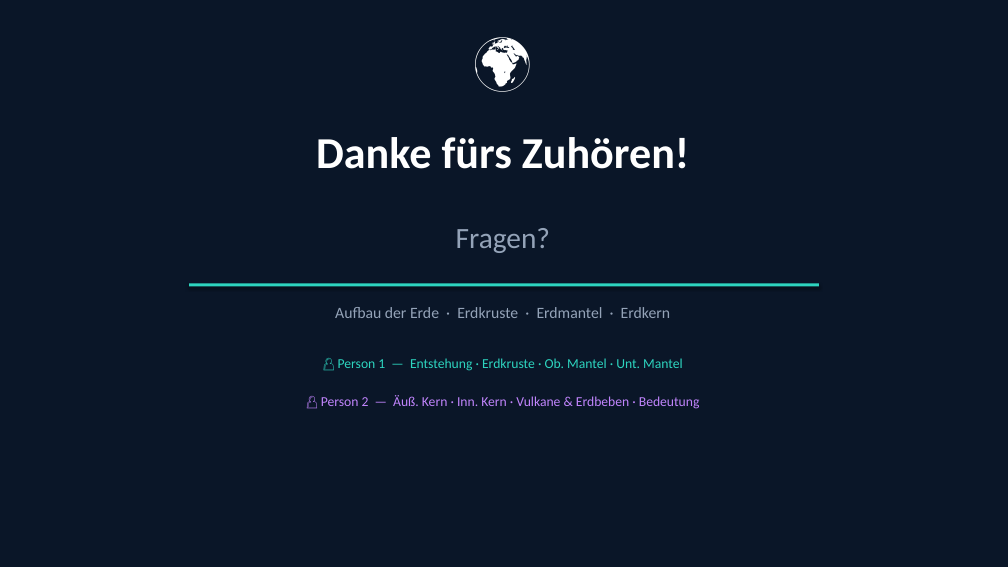
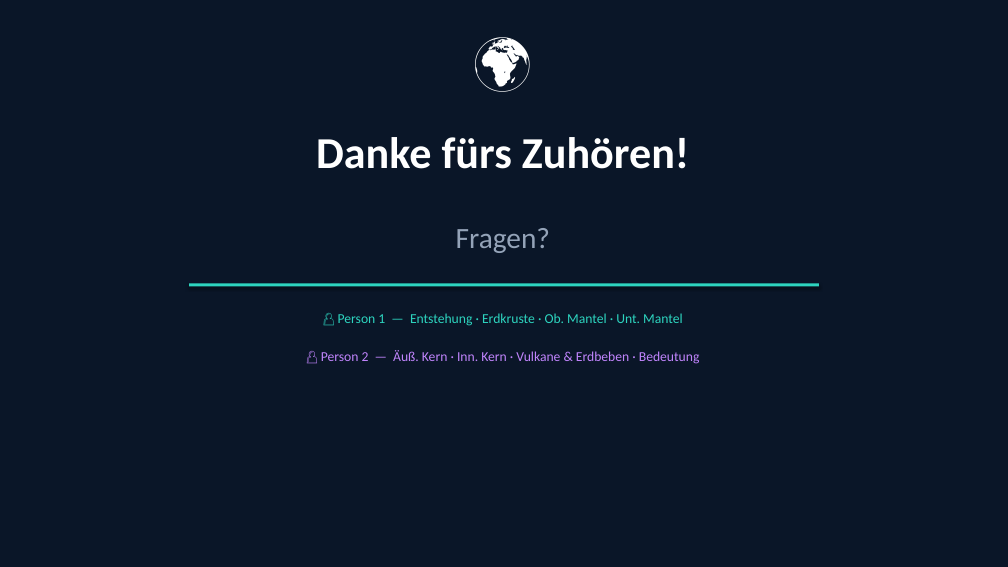
Before and after one commit to welias123/pulsewave-app, a slide deck: slide 11 of Aufbau_der_Erde.pptx (slide 10 before the commit). Drawn at 1008x567 pixels with LibreOffice and Linux fonts; fonts in the diff are those of the drawing. Boxes give left, top, right and bottom in pixels: in the first picture for what was removed or moved away, otherwise in the second. Text is boxed around its words. In the diff, an @@ line names an element or a change of style, - is before the commit and + after.

```diff
--- a/Aufbau_der_Erde.pptx
+++ b/Aufbau_der_Erde.pptx
@@ text "👤 Person 1 — Entstehung ...": place and size @@
-text "👤 Person 1 — Entstehung ..." at box(338, 358, 683, 371)
+text "👤 Person 1 — Entstehung ..." at box(338, 313, 683, 326)
@@ text removed at box(335, 307, 670, 318) @@
-Aufbau der Erde · Erdkruste · Erdmantel · Erdkern
@@ text "👤 Person 2 — Äuß. ...": place and size @@
-text "👤 Person 2 — Äuß. ..." at box(321, 395, 700, 409)
+text "👤 Person 2 — Äuß. ..." at box(321, 350, 700, 364)
```
Also in this commit, not shown: 8 other slides changed, 2 slides added, 1 slide removed, 1 other file.
